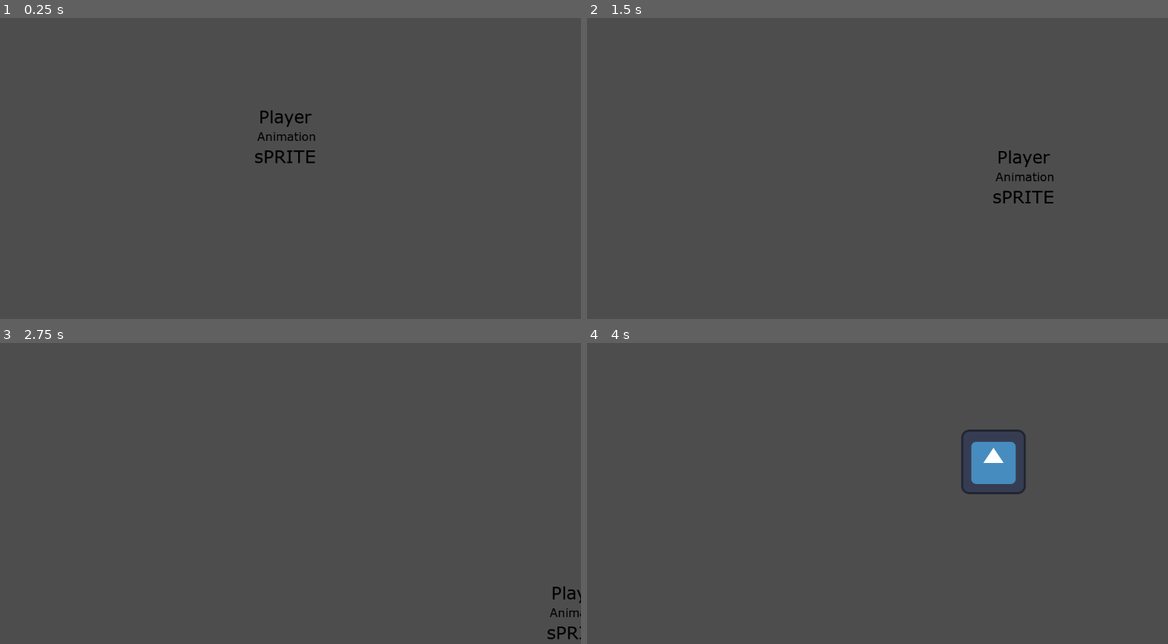
Above: before the commit, frames 1-4 (two rows, left to right).
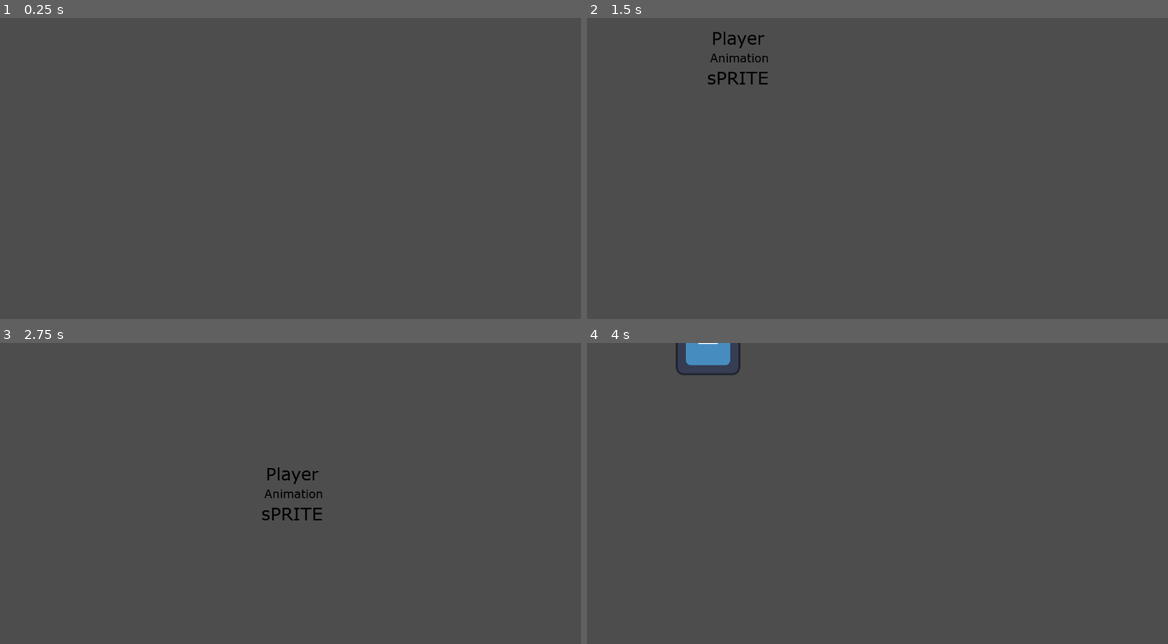
Above: after the commit, the same moments.

Repository: moealyahya/MedievalRPG_GDD
Game: Godot game, scene res://player.tscn
The game is run twice, just before and just after one commit, with the same random seed, the same clock (stepped at 60 frames per second) and the same inputs. The engine's default icon, where the game draws it, is replaced by a stand-in: a white triangle on a blue panel in a dark square.
Inputs (mouse positions are in pixels of both pictures, inside the frame that each line leads up to):
- Up to frame 1 (0.25 s): no input
- Up to frame 2 (1.5 s): tap Enter at 0.5 s; move the mouse to (1005, 165) at 0.52 s; hold D (move_right) 0.53-1.28 s; hold J (attack_melee, bound only after the commit) 0.53-1.28 s; click (1005, 165) at 0.8 s; move the mouse to (761, 198) at 1.27 s; hold S (move_down) from 1.28 s (still down); click (761, 198) at 1.35 s
- Up to frame 3 (2.75 s): tap J (attack_melee, bound only after the commit) at 1.55 s; move the mouse to (348, 433) at 2.02 s; release S (move_down) at 2.03 s; hold D (move_right) from 2.03 s (still down); hold J (attack_melee, bound only after the commit) from 2.03 s (still down); click (348, 433) at 2.3 s
- Up to frame 4 (4 s): move the mouse to (848, 571) at 2.77 s; release D (move_right) at 2.78 s; release J (attack_melee, bound only after the commit) at 2.78 s; hold W (move_up) 2.78-3.53 s; click (848, 571) at 2.85 s; tap J (attack_melee, bound only after the commit) at 3.05 s; move the mouse to (1051, 553) at 3.52 s; hold A (move_left) from 3.53 s (still down); hold Shift (run) from 3.53 s (still down); click (1051, 553) at 3.8 s

The runs differ from the first frame. In frame 1, 0.4% of the frame differs, in the area x 43-55%, y 30-49%; in frame 2, 0.8%; in frame 3, 0.7%; in frame 4, 2.1%, in the area x 15-76%, y 0-51%.

Commit message:
Combat update

Diff:
--- /dev/null
+++ b/enemy.gd
@@ -0,0 +1,44 @@
+extends CharacterBody2D
+
+var speed = 100
+var player_entred = false
+var player = null
+var isOnCooldown = false
+var player_in_attack_range = false
+
+func _on_routing_ai_body_entered(body: Node2D) -> void:
+	player_entred = true
+	player = body
+
+
+func _on_routing_ai_body_exited(body: Node2D) -> void:
+	player_entred = false
+	player = null
+
+func _physics_process(delta: float) -> void:
+	if player_entred:
+		position += (player.position - position) / speed
+	if player_in_attack_range:
+		_enemy_attack()
+
+func _enemy_attack () -> bool:
+	if player.has_method("_player_being_hit") && isOnCooldown == false:
+		player._player_being_hit(10, self)
+		isOnCooldown = true
+		$EnemyAttackCooldown.start()
+		return true
+	return false
+
+
+func _on_enemy_attack_cooldown_timeout() -> void:
+	isOnCooldown = false
+
+
+func _on_enemy_hitbox_body_entered(body: Node2D) -> void:
+	if body.has_method("_player_being_hit"):
+		player_in_attack_range = true
+
+
+func _on_enemy_hitbox_body_exited(body: Node2D) -> void:
+	if body.has_method("_player_being_hit"):
+		player_in_attack_range = false
--- /dev/null
+++ b/enemy.tscn
@@ -0,0 +1,56 @@
+[gd_scene load_steps=7 format=3 uid="uid://c733c8r3f3cqi"]
+
+[ext_resource type="Script" uid="uid://bgfolhbx7kevm" path="res://enemy.gd" id="1_4gyqm"]
+[ext_resource type="Texture2D" uid="uid://d1sljba3s73e1" path="res://Untitled 2.png" id="2_qi2p4"]
+
+[sub_resource type="CircleShape2D" id="CircleShape2D_iifgy"]
+radius = 160.6549
+
+[sub_resource type="SpriteFrames" id="SpriteFrames_epg4t"]
+animations = [{
+"frames": [{
+"duration": 1.0,
+"texture": ExtResource("2_qi2p4")
+}],
+"loop": true,
+"name": &"default",
+"speed": 5.0
+}]
+
+[sub_resource type="RectangleShape2D" id="RectangleShape2D_4gyqm"]
+size = Vector2(93, 30)
+
+[sub_resource type="RectangleShape2D" id="RectangleShape2D_qi2p4"]
+size = Vector2(92, 29)
+
+[node name="Enemy" type="CharacterBody2D"]
+script = ExtResource("1_4gyqm")
+
+[node name="RoutingAI" type="Area2D" parent="."]
+
+[node name="CollisionShape2D" type="CollisionShape2D" parent="RoutingAI"]
+position = Vector2(-1, 1)
+shape = SubResource("CircleShape2D_iifgy")
+metadata/_edit_group_ = true
+
+[node name="AnimatedSprite2D" type="AnimatedSprite2D" parent="."]
+sprite_frames = SubResource("SpriteFrames_epg4t")
+metadata/_edit_group_ = true
+
+[node name="EnemyHitbox" type="Area2D" parent="."]
+
+[node name="CollisionShape2D" type="CollisionShape2D" parent="EnemyHitbox"]
+position = Vector2(-0.5, -19)
+shape = SubResource("RectangleShape2D_4gyqm")
+
+[node name="CollisionShape2D" type="CollisionShape2D" parent="."]
+position = Vector2(0, -19.5)
+shape = SubResource("RectangleShape2D_qi2p4")
+
+[node name="EnemyAttackCooldown" type="Timer" parent="."]
+
+[connection signal="body_entered" from="RoutingAI" to="." method="_on_routing_ai_body_entered"]
+[connection signal="body_exited" from="RoutingAI" to="." method="_on_routing_ai_body_exited"]
+[connection signal="body_entered" from="EnemyHitbox" to="." method="_on_enemy_hitbox_body_entered"]
+[connection signal="body_exited" from="EnemyHitbox" to="." method="_on_enemy_hitbox_body_exited"]
+[connection signal="timeout" from="EnemyAttackCooldown" to="." method="_on_enemy_attack_cooldown_timeout"]
--- a/player.gd
+++ b/player.gd
@@ -1,9 +1,8 @@
-class_name Player
-extends Area2D
+extends CharacterBody2D
 
 @export var speed = 400
-@export var atk_growth_per_level = 1.0
-@export var hp_growth_per_level = 1.0
+@export var atk_growth_per_level = 100.0
+@export var hp_growth_per_level = 100.0
 @export var speed_run = 800
 
 var screen_size
@@ -11,8 +10,9 @@
 var atk = level * atk_growth_per_level
 var hp = level * hp_growth_per_level
 var is_running = false
+var latest_orientation = Vector2.ZERO
 
-func playerAttack () -> void:
+func _player_attack () -> void:
 	pass #So far no idea how to implement combat system, gonna try later
 
 # Called when the node enters the scene tree for the first time.
@@ -21,6 +21,7 @@
 
 # Called every frame. 'delta' is the elapsed time since the previous frame.
 func _process(delta: float) -> void:
+	_get_latest_orientation()
 	is_running = false
 	var velocity = Vector2.ZERO
 	if Input.is_action_pressed("run"):
@@ -33,6 +34,9 @@
 		velocity.x += 1
 	if Input.is_action_pressed("move_up"):
 		velocity.y -= 1
+	if Input.is_action_pressed("attack_melee"):
+		_slash_attack()
+
 
 	if is_running:
 		velocity = velocity.normalized() * speed_run
@@ -45,3 +49,44 @@
 
 	position += velocity * delta
 	position = position.clamp(Vector2.ZERO, screen_size)
+
+
+func _on_player_hitbox_body_entered(body: Node2D) -> void:
+	if body.has_method("enemy"):
+		print("enterd")
+	pass # Replace with function body.
+
+
+func _on_player_hitbox_body_exited(body: Node2D) -> void:
+	if body.has_method("enemy"):
+		print("left")
+	pass # Replace with function body.
+
+func _player_being_hit (damage : int, attacker : Node2D) -> Node2D:
+	hp -= damage
+	print("Being hit! HP - " + str(damage) + ", has " + str(hp) + " left.")
+	return attacker
+
+func _get_latest_orientation () -> void:
+	var input_dir = Vector2.ZERO
+	input_dir.x = Input.get_action_strength("move_right") - Input.get_action_strength("move_left")
+	input_dir.y = Input.get_action_strength("move_down") - Input.get_action_strength("move_up")
+	input_dir = input_dir.normalized()
+
+	if input_dir != Vector2.ZERO:
+		latest_orientation = input_dir
+	else:
+		latest_orientation = Vector2.ZERO
+
+func _slash_attack() -> void:
+	$AttackHitbox/CollisionShape2D.global_position = global_position + latest_orientation * 140
+	$AttackHitbox/CollisionShape2D.rotation = latest_orientation.angle()
+	if !Input.is_action_pressed("attack_melee"):
+		$AttackHitbox/CollisionShape2D.global_position = Vector2.ZERO
+		$AttackHitbox/CollisionShape2D.rotation = Vector2.ZERO.angle()
+	# Optionally resize hitbox if it has a CollisionShape2D child
+	#var shape = hitbox.get_node_or_null("CollisionShape2D")
+	#if shape and shape.shape is RectangleShape2D:
+		#shape.shape.extents = hitbox_size / 2
+
+	# Schedule deletion after duration
--- a/player.tscn
+++ b/player.tscn
@@ -1,22 +1,18 @@
-[gd_scene load_steps=6 format=3 uid="uid://clf8e20sb6eyb"]
+[gd_scene load_steps=9 format=3 uid="uid://clf8e20sb6eyb"]
 
 [ext_resource type="Script" uid="uid://u84sap1jqxq1" path="res://player.gd" id="1_i3pqv"]
+[ext_resource type="Texture2D" uid="uid://dpxl6u8wgf6dl" path="res://Camera Roll1.png" id="2_2hs0m"]
 [ext_resource type="Texture2D" uid="uid://d2n66vbdaemu2" path="res://Camera Roll.png" id="2_hqtel"]
 [ext_resource type="Texture2D" uid="uid://c2toy2ejc52at" path="res://icon.svg" id="2_sweqy"]
 
-[sub_resource type="RectangleShape2D" id="RectangleShape2D_c0nl8"]
-size = Vector2(132, 119)
+[sub_resource type="RectangleShape2D" id="RectangleShape2D_hqtel"]
+size = Vector2(133, 124)
 
-[sub_resource type="SpriteFrames" id="SpriteFrames_1dtnr"]
+[sub_resource type="SpriteFrames" id="SpriteFrames_sweqy"]
 animations = [{
-"frames": [],
-"loop": true,
-"name": &"attack",
-"speed": 5.0
-}, {
 "frames": [{
 "duration": 1.0,
-"texture": ExtResource("2_hqtel")
+"texture": ExtResource("2_2hs0m")
 }],
 "loop": true,
 "name": &"idle",
@@ -39,17 +35,33 @@
 "speed": 5.0
 }]
 
-[node name="Player" type="Area2D"]
-position = Vector2(197, 56)
+[sub_resource type="RectangleShape2D" id="RectangleShape2D_sweqy"]
+size = Vector2(132, 126)
+
+[sub_resource type="RectangleShape2D" id="RectangleShape2D_2hs0m"]
+size = Vector2(146.5, 74)
+
+[node name="Player" type="CharacterBody2D"]
 script = ExtResource("1_i3pqv")
 
-[node name="PlayerCollision" type="CollisionShape2D" parent="."]
-position = Vector2(370, 183.5)
-shape = SubResource("RectangleShape2D_c0nl8")
-metadata/_edit_group_ = true
+[node name="CollisionShape2D" type="CollisionShape2D" parent="."]
+position = Vector2(1.5, 0)
+shape = SubResource("RectangleShape2D_hqtel")
 
 [node name="PlayerAnimation" type="AnimatedSprite2D" parent="."]
-position = Vector2(369, 180)
-sprite_frames = SubResource("SpriteFrames_1dtnr")
+sprite_frames = SubResource("SpriteFrames_sweqy")
 animation = &"idle"
-metadata/_edit_group_ = true
+
+[node name="PlayerHitbox" type="Area2D" parent="."]
+
+[node name="CollisionShape2D" type="CollisionShape2D" parent="PlayerHitbox"]
+position = Vector2(2, 0)
+shape = SubResource("RectangleShape2D_sweqy")
+
+[node name="AttackHitbox" type="Area2D" parent="."]
+
+[node name="CollisionShape2D" type="CollisionShape2D" parent="AttackHitbox"]
+shape = SubResource("RectangleShape2D_2hs0m")
+
+[connection signal="body_entered" from="PlayerHitbox" to="." method="_on_player_hitbox_body_entered"]
+[connection signal="body_exited" from="PlayerHitbox" to="." method="_on_player_hitbox_body_exited"]
--- a/project.godot
+++ b/project.godot
@@ -39,7 +39,7 @@
 }
 attack_melee={
 "deadzone": 0.2,
-"events": [Object(InputEventMouseButton,"resource_local_to_scene":false,"resource_name":"","device":-1,"window_id":0,"alt_pressed":false,"shift_pressed":false,"ctrl_pressed":false,"meta_pressed":false,"button_mask":1,"position":Vector2(221, 26),"global_position":Vector2(230, 74),"factor":1.0,"button_index":1,"canceled":false,"pressed":true,"double_click":false,"script":null)
+"events": [Object(InputEventKey,"resource_local_to_scene":false,"resource_name":"","device":-1,"window_id":0,"alt_pressed":false,"shift_pressed":false,"ctrl_pressed":false,"meta_pressed":false,"pressed":false,"keycode":0,"physical_keycode":74,"key_label":0,"unicode":106,"location":0,"echo":false,"script":null)
 ]
 }
 attack_ranged={
--- /dev/null
+++ b/world.tscn
@@ -0,0 +1,12 @@
+[gd_scene load_steps=3 format=3 uid="uid://dhsej7lbhtone"]
+
+[ext_resource type="PackedScene" uid="uid://c733c8r3f3cqi" path="res://enemy.tscn" id="1_fj7yv"]
+[ext_resource type="PackedScene" uid="uid://clf8e20sb6eyb" path="res://player.tscn" id="2_tlwt5"]
+
+[node name="World" type="Node2D"]
+
+[node name="Enemy" parent="." instance=ExtResource("1_fj7yv")]
+position = Vector2(952, 420)
+
+[node name="Player" parent="." instance=ExtResource("2_tlwt5")]
+position = Vector2(299, 269)
Empty file added: collision_detect.gd
Not shown, added: collision_detect.gd.uid
Not shown, added: enemy.gd.uid
Not shown, added: .DS_Store
Not shown, changed: .gitignore
